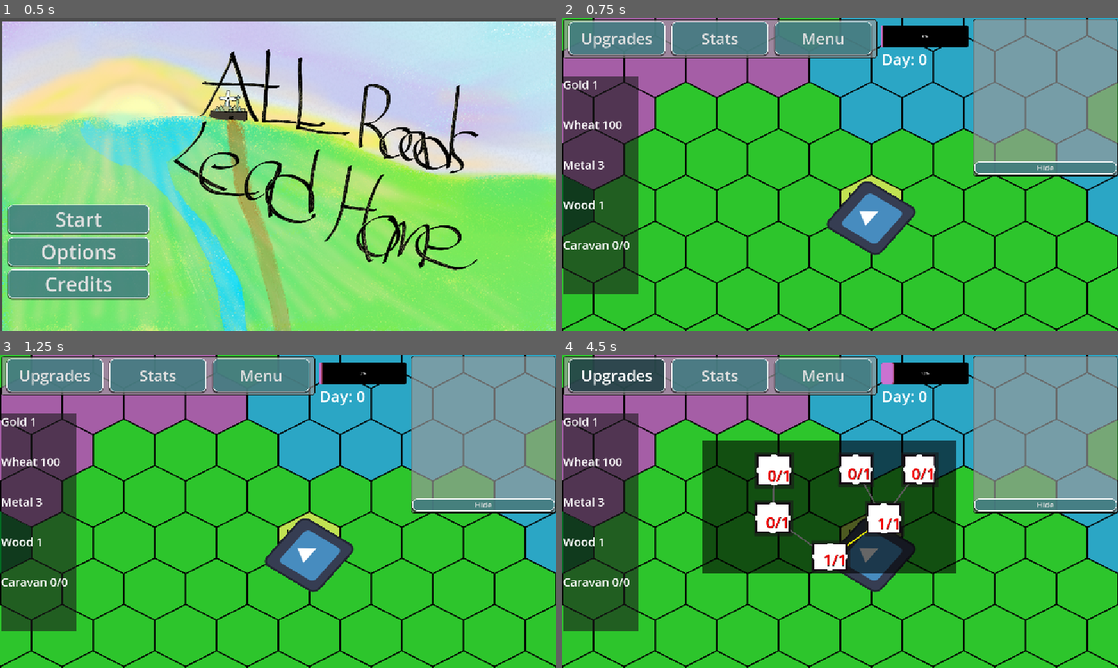
Above: before the commit, frames 1-4 (two rows, left to right).
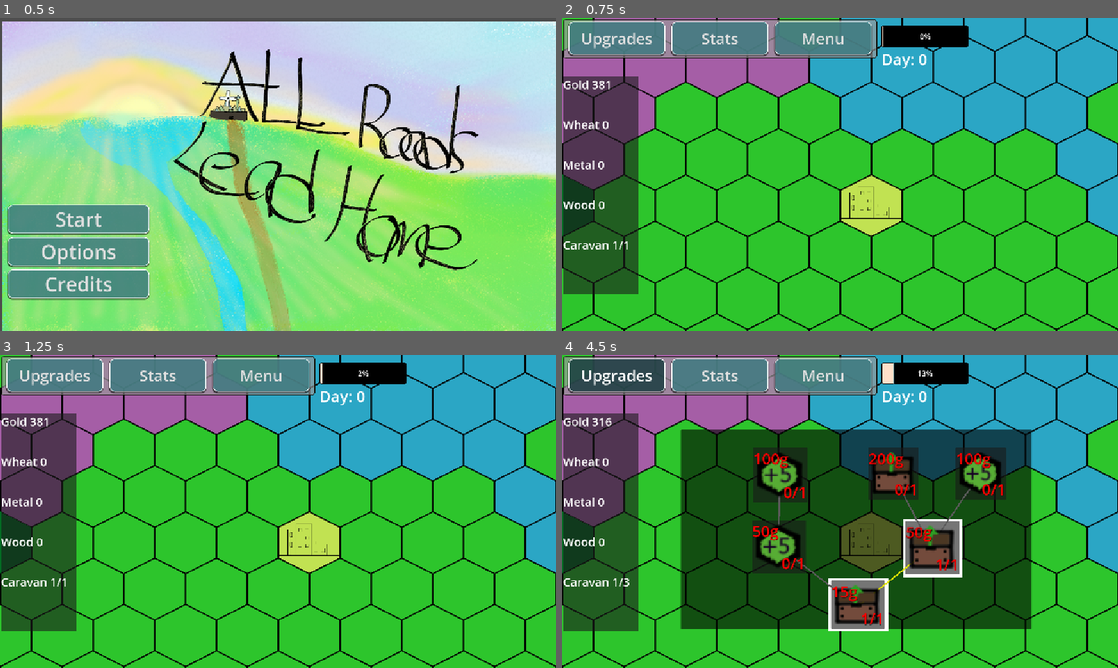
Above: after the commit, the same moments.

Repository: Group05Games/GMTK-Game-Jam-2025
Game: Godot game, scene res://Scenes/main_menu.tscn
Same seed, same stepped clock (60 frames per second), same inputs: the game is played once before the commit and once after it. The engine's default icon, where the game draws it, is replaced by a stand-in: a white triangle on a blue panel in a dark square.
Inputs (mouse positions are in pixels of both pictures, inside the frame that each line leads up to; where the layout moved, square brackets give the same spot in the first picture):
- Up to frame 1 (0.5 s): no input
- Up to frame 2 (0.75 s): click "Start" at 0.5 s
- Up to frame 3 (1.25 s): no input
- Up to frame 4 (4.5 s): click (1045, 505) at 1.25 s, where only the run before the commit has a clickable "Hide"; click (1045, 358) at 2 s, where only the run before the commit has a clickable "Show"; click "Upgrades" at 2.75 s; click (856, 605) [828, 555] at 3.5 s; click (928, 545) [884, 517] at 4.25 s

Frame 1 is identical in both runs. In frame 2, 15% of the frame differs, in the area x 5-100%, y 0-76%; in frame 3, 15%; in frame 4, 41%, in the area x 5-100%, y 0-89%.

Commit message:
Added QOL to Upgrades
Added QOL textures and highlighting to upgrades. Added Upkeep to global settings.

Diff:
--- a/new-game-project/Assets/WorldTimer.tres
+++ b/new-game-project/Assets/WorldTimer.tres
@@ -2,21 +2,33 @@
 
 [sub_resource type="StyleBoxFlat" id="StyleBoxFlat_lyjub"]
 bg_color = Color(0.00184107, 0.00184107, 0.00184107, 1)
+border_width_left = 10
+border_width_top = 10
+border_width_right = 10
+border_width_bottom = 10
+border_color = Color(0, 0, 0, 1)
+border_blend = true
 corner_radius_top_left = 10
 corner_radius_top_right = 10
 corner_radius_bottom_right = 10
 corner_radius_bottom_left = 10
 
 [sub_resource type="StyleBoxFlat" id="StyleBoxFlat_xcw8r"]
-bg_color = Color(0.790721, 0.446457, 0.821117, 1)
+bg_color = Color(0.995269, 0.879697, 0.793115, 1)
+border_width_left = 3
+border_width_top = 3
+border_width_bottom = 3
+border_color = Color(0, 0, 0, 1)
 corner_radius_top_left = 10
-corner_radius_top_right = 10
-corner_radius_bottom_right = 10
 corner_radius_bottom_left = 10
-shadow_color = Color(0.98369, 0.394476, 0.586557, 0.6)
-shadow_size = 2
-shadow_offset = Vector2(3.815, 0.35)
+shadow_color = Color(0.514097, 0.894215, 0.965751, 0.6)
+shadow_size = 1
+shadow_offset = Vector2(0.92, 0.175)
 
 [resource]
+ProgressBar/colors/font_color = Color(0.95, 0.95, 0.95, 1)
+ProgressBar/colors/font_outline_color = Color(0, 0, 0, 1)
+ProgressBar/constants/outline_size = 4
+ProgressBar/font_sizes/font_size = 32
 ProgressBar/styles/background = SubResource("StyleBoxFlat_lyjub")
 ProgressBar/styles/fill = SubResource("StyleBoxFlat_xcw8r")
--- a/new-game-project/Prefabs/Camera.tscn
+++ b/new-game-project/Prefabs/Camera.tscn
@@ -46,24 +46,6 @@
 size_flags_horizontal = 3
 text = "Menu"
 
-[node name="LogPanel" type="Panel" parent="."]
-offset_left = 550.0
-offset_top = -645.0
-offset_right = 1150.0
-offset_bottom = 5.0
-theme = ExtResource("2_yp6pr")
-metadata/_edit_use_anchors_ = true
-
-[node name="Log" type="Button" parent="LogPanel"]
-layout_mode = 0
-offset_left = 5.0
-offset_top = 590.0
-offset_right = 595.0
-offset_bottom = 641.0
-theme_override_font_sizes/font_size = 32
-text = "Hide"
-metadata/_edit_use_anchors_ = true
-
 [node name="UpgradesPanel" type="Control" parent="."]
 visible = false
 layout_mode = 3
@@ -76,6 +58,15 @@
 
 [node name="UpgradeTree" parent="UpgradesPanel" instance=ExtResource("3_067mb")]
 layout_mode = 1
+anchors_preset = -1
+anchor_left = -0.0834123
+anchor_top = -0.0798548
+anchor_right = 1.29479
+anchor_bottom = 1.42105
+offset_left = 0.0
+offset_top = 0.0
+offset_bottom = 6.10352e-05
+metadata/_edit_use_anchors_ = true
 
 [node name="StatsPanel" type="Control" parent="."]
 layout_mode = 3
@@ -136,12 +127,13 @@
 [node name="GiveMeRandomResource" type="Button" parent="."]
 visible = false
 z_index = -1
-offset_left = 314.0
-offset_top = 417.0
-offset_right = 1016.0
-offset_bottom = 568.0
+offset_left = -728.0
+offset_top = -378.0
+offset_right = -26.0
+offset_bottom = -227.0
 theme = ExtResource("4_s857k")
 text = "Random Item Get"
+metadata/_edit_use_anchors_ = true
 
 [node name="WorldTimer" parent="." instance=ExtResource("7_rfh4w")]
 offset_left = 171.0
@@ -152,5 +144,4 @@
 [connection signal="pressed" from="MenuPanel/HBoxContainer/Upgrades" to="." method="_on_upgrades_pressed"]
 [connection signal="pressed" from="MenuPanel/HBoxContainer/Stats" to="." method="_on_stats_pressed"]
 [connection signal="pressed" from="MenuPanel/HBoxContainer/Menu" to="." method="_on_menu_pressed"]
-[connection signal="pressed" from="LogPanel/Log" to="." method="_on_log_pressed"]
 [connection signal="pressed" from="GiveMeRandomResource" to="." method="_on_give_me_random_resource_pressed"]
--- /dev/null
+++ b/new-game-project/Prefabs/cart.tscn
@@ -0,0 +1,9 @@
+[gd_scene load_steps=2 format=3 uid="uid://blkyvlm6g81bs"]
+
+[ext_resource type="Texture2D" uid="uid://cyfi2eoqu4ky2" path="res://Imports/Cart Normal.png" id="1_o8d5y"]
+
+[node name="Cart" type="Node2D"]
+
+[node name="Cart Image" type="Sprite2D" parent="."]
+rotation = 0.00498162
+texture = ExtResource("1_o8d5y")
--- a/new-game-project/Prefabs/upgrade_button.tscn
+++ b/new-game-project/Prefabs/upgrade_button.tscn
@@ -1,7 +1,13 @@
-[gd_scene load_steps=3 format=3 uid="uid://dw6jo4mssfmxm"]
+[gd_scene load_steps=5 format=3 uid="uid://dw6jo4mssfmxm"]
 
 [ext_resource type="Texture2D" uid="uid://d10bggnhrcdd6" path="res://Imports/Illustration2.png" id="1_kkad0"]
 [ext_resource type="Script" uid="uid://dkip1yjcjisrv" path="res://Script/upgrade_button.gd" id="2_itowg"]
+
+[sub_resource type="StyleBoxFlat" id="StyleBoxFlat_kkad0"]
+bg_color = Color(1, 0.340402, 0.301205, 1)
+
+[sub_resource type="StyleBoxFlat" id="StyleBoxFlat_itowg"]
+bg_color = Color(1, 1, 1, 1)
 
 [node name="UpgradeButton" type="TextureButton"]
 anchors_preset = -1
@@ -17,6 +23,7 @@
 stretch_mode = 0
 script = ExtResource("2_itowg")
 maxLevel = 1
+GoldCost = 1
 metadata/_edit_use_anchors_ = true
 
 [node name="Panel" type="Panel" parent="."]
@@ -29,16 +36,48 @@
 anchor_bottom = 1.09865
 offset_bottom = -1.52588e-05
 
+[node name="HoverHighlight" type="Panel" parent="."]
+visible = false
+z_index = -2
+layout_mode = 1
+anchors_preset = -1
+anchor_left = -0.11
+anchor_top = -0.146
+anchor_right = 1.08065
+anchor_bottom = 1.09865
+offset_left = 1.26004
+offset_top = 4.31599
+offset_right = 13.6117
+offset_bottom = 9.5972
+theme_override_styles/panel = SubResource("StyleBoxFlat_kkad0")
+
+[node name="PurchaseHighLight" type="Panel" parent="."]
+visible = false
+z_index = -2
+layout_mode = 1
+anchors_preset = -1
+anchor_left = -0.11
+anchor_top = -0.146
+anchor_right = 1.08065
+anchor_bottom = 1.09865
+offset_left = 1.26004
+offset_top = 4.31599
+offset_right = 13.6117
+offset_bottom = 9.5972
+theme_override_styles/panel = SubResource("StyleBoxFlat_itowg")
+
 [node name="MarginContainer" type="MarginContainer" parent="."]
 layout_mode = 1
 anchors_preset = -1
-anchor_right = 1.0
-anchor_bottom = 1.0
+anchor_left = -0.0481927
+anchor_top = -0.0753425
+anchor_right = 1.07831
+anchor_bottom = 1.10274
 grow_horizontal = 2
 grow_vertical = 0
 metadata/_edit_use_anchors_ = true
 
-[node name="Label" type="Label" parent="MarginContainer"]
+[node name="Upgrade Number" type="Label" parent="MarginContainer"]
 layout_mode = 2
 size_flags_vertical = 8
 theme_override_colors/font_color = Color(1, 0, 0, 1)
@@ -48,10 +87,20 @@
 horizontal_alignment = 2
 vertical_alignment = 2
 
-[node name="Line2D" type="Line2D" parent="."]
+[node name="Cost" type="Label" parent="MarginContainer"]
+layout_mode = 2
+size_flags_vertical = 0
+theme_override_colors/font_color = Color(1, 0, 0, 1)
+theme_override_colors/font_shadow_color = Color(0, 0, 0, 1)
+theme_override_font_sizes/font_size = 64
+text = "5g"
+
+[node name="Line2D" type="Line2D" parent="." groups=["UpgradeLine"]]
 top_level = true
 z_index = -1
 width = 6.0
 default_color = Color(0.351563, 0.351563, 0.351563, 1)
 
+[connection signal="mouse_entered" from="." to="." method="_on_mouse_entered"]
+[connection signal="mouse_exited" from="." to="." method="_on_mouse_exited"]
 [connection signal="pressed" from="." to="." method="_on_pressed"]
--- a/new-game-project/Prefabs/upgrade_tree.tscn
+++ b/new-game-project/Prefabs/upgrade_tree.tscn
@@ -1,15 +1,18 @@
-[gd_scene load_steps=2 format=3 uid="uid://dwjmbtbdqohtp"]
+[gd_scene load_steps=4 format=3 uid="uid://dwjmbtbdqohtp"]
 
 [ext_resource type="PackedScene" uid="uid://dw6jo4mssfmxm" path="res://Prefabs/upgrade_button.tscn" id="1_j5xvv"]
+[ext_resource type="Texture2D" uid="uid://ctp35v0li4l6o" path="res://Imports/Chest.png" id="2_32hl4"]
+[ext_resource type="Texture2D" uid="uid://urk7bmdx03js" path="res://Imports/Plushex.png" id="3_aqp07"]
 
 [node name="UpgradeTree" type="Control"]
 layout_mode = 3
 anchors_preset = 15
 anchor_right = 1.0
 anchor_bottom = 1.0
+offset_left = -399.0
+offset_top = -276.0
 grow_horizontal = 2
 grow_vertical = 2
-metadata/_edit_lock_ = true
 
 [node name="Panel" type="Panel" parent="."]
 modulate = Color(0, 0, 0, 1)
@@ -22,7 +25,7 @@
 grow_vertical = 2
 metadata/_edit_use_anchors_ = true
 
-[node name="UpgradeButton" parent="." instance=ExtResource("1_j5xvv")]
+[node name="Cart Movement Up" parent="." instance=ExtResource("1_j5xvv")]
 layout_mode = 1
 anchor_left = 0.434896
 anchor_top = 0.771605
@@ -30,8 +33,10 @@
 anchor_bottom = 0.978395
 grow_horizontal = 1
 grow_vertical = 1
+GoldCost = 15
+image = ExtResource("2_32hl4")
 
-[node name="UpgradeButton2" parent="UpgradeButton" instance=ExtResource("1_j5xvv")]
+[node name="UpgradeButton2" parent="Cart Movement Up" instance=ExtResource("1_j5xvv")]
 layout_mode = 1
 anchor_left = 1.57051
 anchor_top = -1.4403
@@ -40,8 +45,10 @@
 grow_horizontal = 1
 grow_vertical = 1
 disabled = true
+GoldCost = 50
+image = ExtResource("2_32hl4")
 
-[node name="UpgradeButton4" parent="UpgradeButton/UpgradeButton2" instance=ExtResource("1_j5xvv")]
+[node name="UpgradeButton4" parent="Cart Movement Up/UpgradeButton2" instance=ExtResource("1_j5xvv")]
 layout_mode = 1
 anchor_left = 1.05769
 anchor_top = -1.60811
@@ -50,8 +57,11 @@
 grow_horizontal = 1
 grow_vertical = 1
 disabled = true
+ID = 1
+GoldCost = 100
+image = ExtResource("3_aqp07")
 
-[node name="UpgradeButton5" parent="UpgradeButton/UpgradeButton2" instance=ExtResource("1_j5xvv")]
+[node name="UpgradeButton5" parent="Cart Movement Up/UpgradeButton2" instance=ExtResource("1_j5xvv")]
 layout_mode = 1
 anchor_left = -0.788462
 anchor_top = -1.60811
@@ -60,8 +70,10 @@
 grow_horizontal = 1
 grow_vertical = 1
 disabled = true
+GoldCost = 200
+image = ExtResource("2_32hl4")
 
-[node name="UpgradeButton3" parent="UpgradeButton" instance=ExtResource("1_j5xvv")]
+[node name="UpgradeButton3" parent="Cart Movement Up" instance=ExtResource("1_j5xvv")]
 layout_mode = 1
 anchor_left = -1.66026
 anchor_top = -1.46269
@@ -70,8 +82,11 @@
 grow_horizontal = 1
 grow_vertical = 1
 disabled = true
+ID = 1
+GoldCost = 50
+image = ExtResource("3_aqp07")
 
-[node name="UpgradeButton4" parent="UpgradeButton/UpgradeButton3" instance=ExtResource("1_j5xvv")]
+[node name="UpgradeButton4" parent="Cart Movement Up/UpgradeButton3" instance=ExtResource("1_j5xvv")]
 layout_mode = 1
 anchor_left = 0.025641
 anchor_top = -1.58108
@@ -80,3 +95,6 @@
 grow_horizontal = 1
 grow_vertical = 1
 disabled = true
+ID = 1
+GoldCost = 100
+image = ExtResource("3_aqp07")
--- a/new-game-project/Scenes/Brent.tscn
+++ b/new-game-project/Scenes/Brent.tscn
@@ -16,7 +16,7 @@
 [node name="TileMapController" type="Node2D"]
 script = ExtResource("1_asxmm")
 
-[node name="HexagonTileMapLayer" type="TileMapLayer" parent="."]
+[node name="HexagonTileMapLayer" type="TileMapLayer" parent="." groups=["TileMap"]]
 show_behind_parent = true
 tile_map_data = PackedByteArray("AAABAP7/AwAAAAAAAAD/////AAAAAAAAAAD//wAAAAAAAAAAAAD//wEAAAAAAAAAAAAAAP//AAAAAAAAAAAAAA …(15552 unchanged characters)…
 tile_set = ExtResource("3_tq7qs")
--- a/new-game-project/Scenes/Caravan.tscn
+++ b/new-game-project/Scenes/Caravan.tscn
@@ -1,15 +1,16 @@
 [gd_scene load_steps=4 format=3 uid="uid://d2fmv65w1hmrl"]
 
-[ext_resource type="Texture2D" uid="uid://cex7x7jjxohcf" path="res://icon.svg" id="1_g7qt0"]
+[ext_resource type="PackedScene" uid="uid://blkyvlm6g81bs" path="res://Prefabs/cart.tscn" id="1_g7qt0"]
 [ext_resource type="Script" uid="uid://ccvgjv6u21ubm" path="res://Script/Caravan.gd" id="2_7f7nq"]
 
 [sub_resource type="Curve2D" id="Curve2D_feffm"]
 _data = {
-"points": PackedVector2Array(0, 0, 0, 0, 127.609, 95.1891, 0, 0, 0, 0, 127.125, 97.3588, 0, 0, 0, 0, 129.222, 101.304, 0, 0, 0, 0, 131.804, 105.84, 0, 0, 0, 0, 132.288, 110.771, 0, 0, 0, 0, 133.741, 116.097)
+"points": PackedVector2Array(0, 0, 0, 0, 133.741, 116.097, 0, 0, 0, 0, 127.232, 102.224, 0, 0, 0, 0, 112.494, 102.553, 0, 0, 0, 0, 105.555, 115.571, 0, 0, 0, 0, 99.4227, 127.274, 0, 0, 0, 0, 105.877, 141.343, 0, 0, 0, 0, 112.601, 153.178, 0, 0, 0, 0, 127.663, 153.178, 0, 0, 0, 0, 139.658, 152.389, 0, 0, 0, 0, 146.812, 138.977, 0, 0, 0, 0, 141.756, 127.405, 0, 0, 0, 0, 134.01, 116.294)
 }
-point_count = 6
+point_count = 12
 
 [node name="Caravan" type="Node2D"]
+scale = Vector2(5, 5)
 
 [node name="Path2D2" type="Path2D" parent="."]
 self_modulate = Color(0.694118, 0.709804, 0, 1)
@@ -19,17 +20,13 @@
 
 [node name="PathFollow2D" type="PathFollow2D" parent="Path2D2"]
 position = Vector2(133.741, 116.097)
-rotation = -0.942
-progress = 22.3854
 rotates = false
 loop = false
 
-[node name="Caravan" type="Sprite2D" parent="Path2D2/PathFollow2D"]
-z_index = -1
+[node name="Cart" parent="Path2D2/PathFollow2D" instance=ExtResource("1_g7qt0")]
 scale = Vector2(0.055, 0.055)
-texture = ExtResource("1_g7qt0")
 script = ExtResource("2_7f7nq")
 
-[node name="Timer" type="Timer" parent="Path2D2/PathFollow2D/Caravan"]
+[node name="Timer" type="Timer" parent="Path2D2/PathFollow2D/Cart"]
 wait_time = 2.0
 one_shot = true
--- a/new-game-project/Scenes/Main.tscn
+++ b/new-game-project/Scenes/Main.tscn
@@ -1,22 +1,15 @@
-[gd_scene load_steps=8 format=4 uid="uid://dpwvrpmexdr2q"]
+[gd_scene load_steps=6 format=4 uid="uid://dpwvrpmexdr2q"]
 
-[ext_resource type="Texture2D" uid="uid://cex7x7jjxohcf" path="res://icon.svg" id="1_5jne7"]
 [ext_resource type="Script" uid="uid://clp11n0xr2rgn" path="res://Script/Tile_Interaction_Controller.gd" id="1_asxmm"]
 [ext_resource type="PackedScene" uid="uid://b7kdwob6oncjc" path="res://Prefabs/Camera.tscn" id="2_feffm"]
 [ext_resource type="TileSet" uid="uid://cp3r1y04vw1ab" path="res://Assets/Board_Tile_Tilemaps.tres" id="3_tq7qs"]
 [ext_resource type="Script" uid="uid://buj6ft1vvdf2f" path="res://addons/hexagon_tilemaplayer/hexagon_tilemaplayer.gd" id="4_asxmm"]
 [ext_resource type="PackedScene" uid="uid://bw2o1uuun6ifq" path="res://Prefabs/tile_information_display.tscn" id="7_jw32o"]
 
-[sub_resource type="Curve2D" id="Curve2D_feffm"]
-_data = {
-"points": PackedVector2Array(0, 0, 0, 0, 134.548, 125.17, 0, 0, 0, 0, 113.247, 162.251, 0, 0, 0, 0, 90.8162, 203.671, 0, 0, 0, 0, 47.0848, 199.529, 0, 0, 0, 0, 3.99892, 196.176, 0, 0, 0, 0, 28.85, 161.462, 0, 0, 0, 0, 9.0014, 121.422, 0, 0, 0, 0, -5.03783, 84.1436, 0, 0, 0, 0, -22.9499, 48.4431, 0, 0, 0, 0, -52.9649, 7.02256, 0, 0, 0, 0, -72.4907, -30.2559, 0, 0, 0, 0, -103.312, -69.3095, 0, 0, 0, 0, -136.716, -68.3233, 0, 0, 0, 0, -160.276, -28.4808, 0, 0, 0, 0, -174.8, 10.7701, 0, 0, 0, 0, -157.372, 51.9934, 0, 0, 0, 0, -136.393, 88.2857, 0, 0, 0, 0, -111.22, 125.959, 0, 0, 0, 0, -91.0483, 165.012, 0, 0, 0, 0, -72.8134, 199.135, 0, 0, 0, 0, -48.4465, 237.202)
-}
-point_count = 21
-
 [node name="TileMapController" type="Node2D"]
 script = ExtResource("1_asxmm")
 
-[node name="HexagonTileMapLayer" type="TileMapLayer" parent="."]
+[node name="HexagonTileMapLayer" type="TileMapLayer" parent="." groups=["TileMap"]]
 show_behind_parent = true
 z_index = -9
 tile_map_data = PackedByteArray("AAABAP7/AwAAAAAAAAD/////AAAAAAAAAAD//wAAAAAAAAAAAAD//wEAAAAAAAAAAAAAAP//AAAAAAAAAAAAAA …(15552 unchanged characters)…
@@ -27,26 +20,4 @@
 
 [node name="Camera2D" parent="." instance=ExtResource("2_feffm")]
 
-[node name="Path2D2" type="Path2D" parent="."]
-self_modulate = Color(0.694118, 0.709804, 0, 1)
-position = Vector2(-706.781, -500.604)
-scale = Vector2(6.19692, 5.06995)
-curve = SubResource("Curve2D_feffm")
-
-[node name="PathFollow2D" type="PathFollow2D" parent="Path2D2"]
-position = Vector2(134.548, 125.17)
-rotation = -0.942
-rotates = false
-loop = false
-
-[node name="Caravan" type="Sprite2D" parent="Path2D2/PathFollow2D"]
-z_index = -3
-position = Vector2(-7.08316, 5.35073)
-scale = Vector2(0.37202, 0.348047)
-texture = ExtResource("1_5jne7")
-
-[node name="Timer" type="Timer" parent="Path2D2/PathFollow2D/Caravan"]
-wait_time = 2.0
-one_shot = true
-
 [node name="TileInformationDisplay" parent="." instance=ExtResource("7_jw32o")]
--- a/new-game-project/Scenes/Swamp.tscn
+++ b/new-game-project/Scenes/Swamp.tscn
@@ -1,17 +1,9 @@
-[gd_scene load_steps=8 format=4 uid="uid://7m1saai4fy16"]
+[gd_scene load_steps=5 format=4 uid="uid://7m1saai4fy16"]
 
 [ext_resource type="Script" uid="uid://clp11n0xr2rgn" path="res://Script/Tile_Interaction_Controller.gd" id="1_hxtvs"]
 [ext_resource type="TileSet" uid="uid://cp3r1y04vw1ab" path="res://Assets/Board_Tile_Tilemaps.tres" id="2_68og5"]
 [ext_resource type="Script" uid="uid://buj6ft1vvdf2f" path="res://addons/hexagon_tilemaplayer/hexagon_tilemaplayer.gd" id="3_iymn6"]
 [ext_resource type="PackedScene" uid="uid://b7kdwob6oncjc" path="res://Prefabs/Camera.tscn" id="4_u52gf"]
-[ext_resource type="Texture2D" uid="uid://cex7x7jjxohcf" path="res://icon.svg" id="5_x1i7e"]
-[ext_resource type="Script" path="res://Script/mesh_instance_2d.gd" id="6_ulfop"]
-
-[sub_resource type="Curve2D" id="Curve2D_feffm"]
-_data = {
-"points": PackedVector2Array(0, 0, 0, 0, 127.609, 95.1891, 0, 0, 0, 0, 127.125, 97.3588, 0, 0, 0, 0, 129.222, 101.304, 0, 0, 0, 0, 131.804, 105.84, 0, 0, 0, 0, 132.288, 110.771, 0, 0, 0, 0, 133.741, 116.097)
-}
-point_count = 6
 
 [node name="TileMapController" type="Node2D"]
 script = ExtResource("1_hxtvs")
@@ -25,25 +17,3 @@
 
 [node name="Camera2D" parent="." instance=ExtResource("4_u52gf")]
 position = Vector2(88, 78)
-
-[node name="Path2D2" type="Path2D" parent="."]
-self_modulate = Color(0.694118, 0.709804, 0, 1)
-position = Vector2(-706.781, -500.604)
-scale = Vector2(6.19692, 5.06995)
-curve = SubResource("Curve2D_feffm")
-
-[node name="PathFollow2D" type="PathFollow2D" parent="Path2D2"]
-position = Vector2(133.741, 116.097)
-rotation = -0.942
-progress = 22.3854
-rotates = false
-loop = false
-
-[node name="Caravan" type="Sprite2D" parent="Path2D2/PathFollow2D"]
-scale = Vector2(0.055, 0.055)
-texture = ExtResource("5_x1i7e")
-script = ExtResource("6_ulfop")
-
-[node name="Timer" type="Timer" parent="Path2D2/PathFollow2D/Caravan"]
-wait_time = 2.0
-one_shot = true
--- a/new-game-project/Script/CameraController.gd
+++ b/new-game-project/Script/CameraController.gd
@@ -8,6 +8,10 @@
 @onready var log_panel: Panel = $LogPanel
 
 var LogShow : bool = true
+var upgrade_line
+
+func _ready():
+	upgrade_line = get_tree().get_nodes_in_group("UpgradeLine")
 
 func _physics_process(delta: float) -> void:
 	handle_movement(delta)
@@ -15,13 +19,16 @@
 	if Input.is_action_just_pressed("Escape"):
 		GlobalEventBusController.PauseMenu()
 
-
 func handle_movement(delta: float) -> void:
 	var input_vector := Input.get_vector("Left", "Right", "Up", "Down")
 	if input_vector != Vector2.ZERO && Input.is_action_pressed("Shift"):
 		self.global_position += input_vector * GlobalSettings.MoveSpeed * 2 * delta
+		for e in upgrade_line:
+			e.global_position += input_vector * GlobalSettings.MoveSpeed * 2 * delta
 	elif input_vector != Vector2.ZERO:
 		self.global_position += input_vector * GlobalSettings.MoveSpeed * delta
+		for e in upgrade_line:
+			e.global_position += input_vector * GlobalSettings.MoveSpeed * delta
 
 func handle_zoom() -> void:
 	var scroll_delta := Vector2(GlobalSettings.ScrollSpeed, GlobalSettings.ScrollSpeed)
--- a/new-game-project/Script/GlobalSettings.gd
+++ b/new-game-project/Script/GlobalSettings.gd
@@ -38,6 +38,15 @@
 var InMenu : bool = false
 var bus_index: int
 var day : int
+var caravanMoveLimit : int = 5
+var caravanCapacity : int = 1
+var caravanInUse : int = 1
+var UpkeepCost : int = 0
+
+var Upgrades : Dictionary = {
+	"0" : "Capacity",
+	"1" : "MovePlusFive"
+}
 
 func _ready():
 	CityInventory.initInv()
@@ -65,4 +74,4 @@
 	print("Metal " + str(CityInventory.inventory[ResourceType.METAL]))
 	print()
 	print("Wheat: " + str(CityInventory.inventory[ResourceType.WHEAT]))
-	#CityInventory.convertToGold()
+	CityInventory.convertToGold()
--- a/new-game-project/Script/Stats_Controller.gd
+++ b/new-game-project/Script/Stats_Controller.gd
@@ -17,3 +17,4 @@
 	wheat.text = "Wheat " + str(GlobalSettings.CityInventory.inventory[GlobalSettings.ResourceType.WHEAT])
 	metal.text = "Metal " + str(GlobalSettings.CityInventory.inventory[GlobalSettings.ResourceType.METAL])
 	wood.text = "Wood " + str(GlobalSettings.CityInventory.inventory[GlobalSettings.ResourceType.WOOD])
+	caravan_total.text = "Caravan " + str(GlobalSettings.caravanInUse) + "/" +  str(GlobalSettings.caravanCapacity)
--- a/new-game-project/Script/WorldTimer.gd
+++ b/new-game-project/Script/WorldTimer.gd
@@ -10,9 +10,11 @@
 
 func _physics_process(delta: float) -> void:
 	value = (day_tracker.wait_time - day_tracker.time_left)
-	print(value)
+	#print(value)
 
 
 func _on_day_tracker_timeout() -> void:
 	GlobalSettings.day += 1
 	date.text = "Day: %s" % [GlobalSettings.day]
+
+	GlobalSettings.CityInventory.inventory[GlobalSettings.ResourceType.GOLD] -= GlobalSettings.UpkeepCost
--- a/new-game-project/Script/upgrade_button.gd
+++ b/new-game-project/Script/upgrade_button.gd
@@ -2,11 +2,15 @@
 class_name SkillNode
 
 @onready var panel: Panel = $Panel
-@onready var label: Label = $MarginContainer/Label
+@onready var upgrade_number: Label = $"MarginContainer/Upgrade Number"
 @export var maxLevel : int = 3
 @onready var line_2d: Line2D = $Line2D
 @export var ID : int
-@export var cost : int
+@export var GoldCost : int
+@export var image : CompressedTexture2D
+@onready var cost: Label = $MarginContainer/Cost
+@onready var hover_highlight: Panel = $HoverHighlight
+@onready var purchase_high_light: Panel = $PurchaseHighLight
 
 
 func _ready():
@@ -14,20 +18,39 @@
 		line_2d.add_point(self.global_position + size/2)
 		line_2d.add_point(self.get_parent().global_position + size/2)
 		print(line_2d.points)
-	label.text = str(level) + "/" + str(maxLevel)
+	upgrade_number.text = str(level) + "/" + str(maxLevel)
+	if image != null:
+		texture_normal = image
+	cost.text = "%sg" % [GoldCost]
 
 var level : int = 0:
 	set(value):
 		level = value
-		label.text = str(level) + "/" + str(maxLevel)
+		upgrade_number.text = str(level) + "/" + str(maxLevel)
 
 func _on_pressed() -> void:
-	level = min(level+1, maxLevel)
-	panel.show_behind_parent = true
+	if GlobalSettings.CityInventory.inventory[GlobalSettings.ResourceType.GOLD] >= GoldCost:
+		GlobalSettings.CityInventory.inventory[GlobalSettings.ResourceType.GOLD] -= GoldCost
+		level = min(level+1, maxLevel)
+		panel.show_behind_parent = true
 
-	line_2d.default_color = Color(Color.html('e2e300'))
+		line_2d.default_color = Color(Color.html('e2e300'))
+		purchase_high_light.visible = true
+		if ID == 0:
+			GlobalSettings.caravanCapacity += 1
+		elif ID == 1:
+			GlobalSettings.caravanMoveLimit += 5
+		else:
+			print("Index out of scope")
+		var skills = get_children()
+		for skill in skills:
+			if skill is SkillNode and level == maxLevel:
+				skill.disabled = false
 
-	var skills = get_children()
-	for skill in skills:
-		if skill is SkillNode and level == maxLevel:
-			skill.disabled = false
+
+func _on_mouse_entered() -> void:
+	hover_highlight.visible = !hover_highlight.visible
+
+
+func _on_mouse_exited() -> void:
+	hover_highlight.visible = !hover_highlight.visible
--- a/new-game-project/project.godot
+++ b/new-game-project/project.godot
@@ -44,6 +44,7 @@
 TileMap="TileMap Goes Here"
 PauseMenu=""
 WorldTimer=""
+UpgradeLine=""
 
 [input]
 
Not shown, added: new-game-project/Imports/C1.png.import
Not shown, added: new-game-project/Imports/C2.png.import
Not shown, added: new-game-project/Imports/C3.png.import
Not shown, added: new-game-project/Imports/Capacity.png.import
Binary file added: new-game-project/Imports/Cart Normal.png
Not shown, added: new-game-project/Imports/Cart Normal.png.import
Binary file added: new-game-project/Imports/CartFull.PNG
Not shown, added: new-game-project/Imports/CartFull.PNG.import
Binary file added: new-game-project/Imports/Chest.png
Not shown, added: new-game-project/Imports/Chest.png.import
Binary file added: new-game-project/Imports/Plushex.png
Not shown, added: new-game-project/Imports/Plushex.png.import
(and 1 more such lines)
